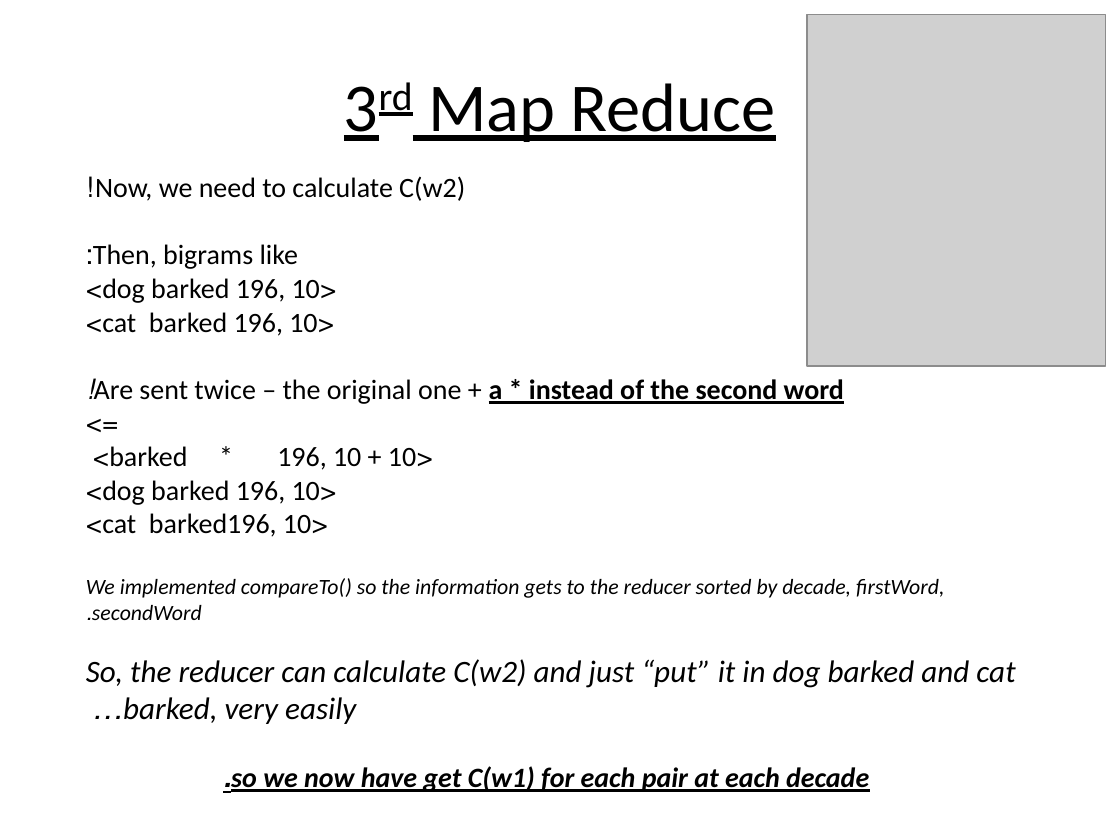
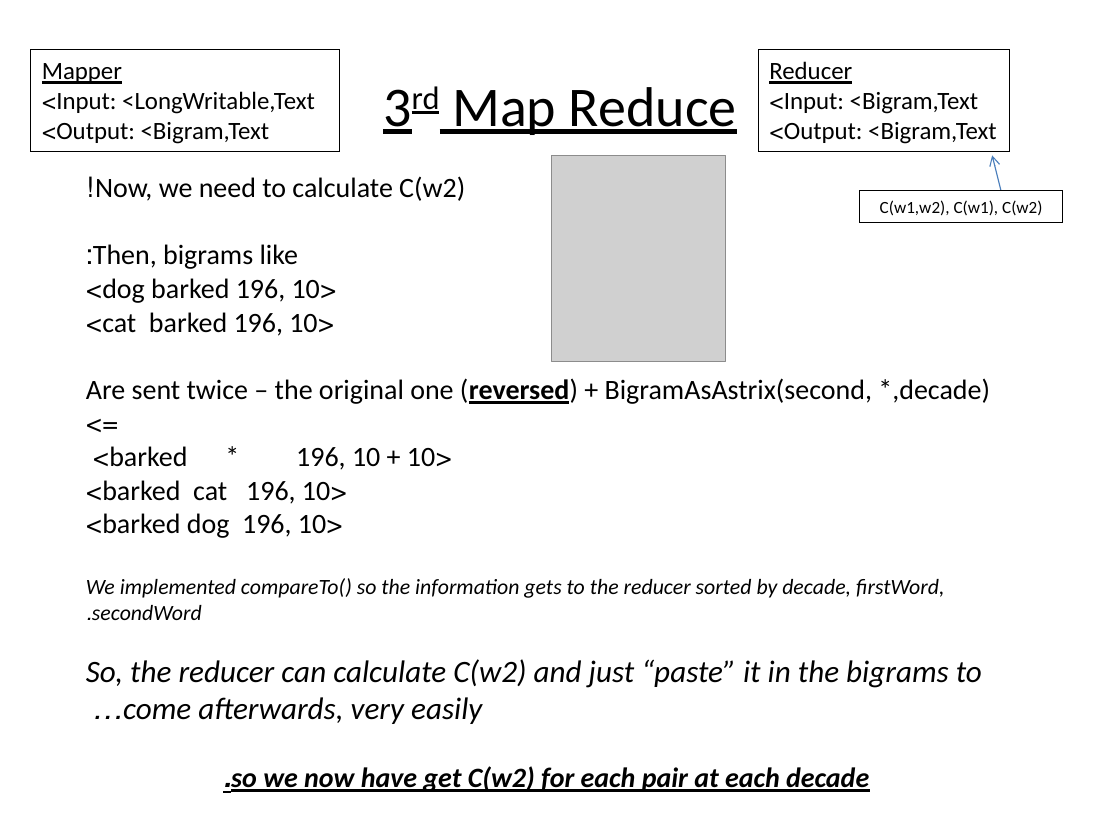
Before and after one commit to yitzhtal/collocation-extraction-using-amazon-elastic-map-reduce, a slide deck: slide 6 of Collocation-Extraction-Using-Amazon-Elastic-Map-Reduce.pptx. Drawn at 1120x840 pixels with LibreOffice and Linux fonts; fonts in the diff are those of the drawing; grey boxes stand for pictures. Boxes give left, top, right and bottom in pixels: in the first picture for what was removed or moved away, otherwise in the second. Text is boxed around its words. In the diff, an @@ line names an element or a change of style, - is before the commit and + after.

```diff
--- a/Collocation-Extraction-Using-Amazon-Elastic-Map-Reduce.pptx
+++ b/Collocation-Extraction-Using-Amazon-Elastic-Map-Reduce.pptx
@@ rectangle added at (x1=31, y1=49, x2=340, y2=151), outline #000000 0.75 pt, 16 pt, text #000000 @@
+Mapper
+Input: <LongWritable,Text>
+Output: <Bigram,Text>
@@ title "3rd Map Reduce" at (x1=452, y1=87, x2=736, y2=135): size 44 to 36 pt @@
@@ rectangle added at (x1=758, y1=49, x2=1009, y2=151), outline #000000 0.75 pt, 16 pt, text #000000 @@
+Reducer
+Input: <Bigram,Text>
+Output: <Bigram,Text>
@@ picture resized from (x1=806, y1=15, x2=1104, y2=366) to (x1=551, y1=156, x2=726, y2=362) @@
@@ arrow added from (1001, 190) to (992, 156), #4B7EBC 0.75 pt @@
@@ rectangle added at (x1=860, y1=190, x2=1063, y2=223), outline #000000 0.75 pt, 11 pt, text #000000 @@
+C(w1,w2), C(w1), C(w2)
@@ text at (x1=86, y1=378, x2=990, y2=404): text changed @@
-Are sent twice – the original one + a * instead of the second word!
+Are sent twice – the original one (reversed) + BigramAsAstrix(second, *,decade)
@@ text at (x1=102, y1=480, x2=330, y2=538): text changed @@
-<dog barked 196, 10>
-<cat barked196, 10>
+<barked cat 196, 10>
+<barked dog 196, 10>
@@ text at (x1=86, y1=659, x2=982, y2=792): text changed @@
-So, the reducer can calculate C(w2) and just “put” it in dog barked and cat barked, very easily…
-so we now have get C(w1) for each pair at each decade.
+So, the reducer can calculate C(w2) and just “paste” it in the bigrams to come afterwards, very easily…
+so we now have get C(w2) for each pair at each decade.
```
Also in this commit, not shown: 8 other slides changed.
